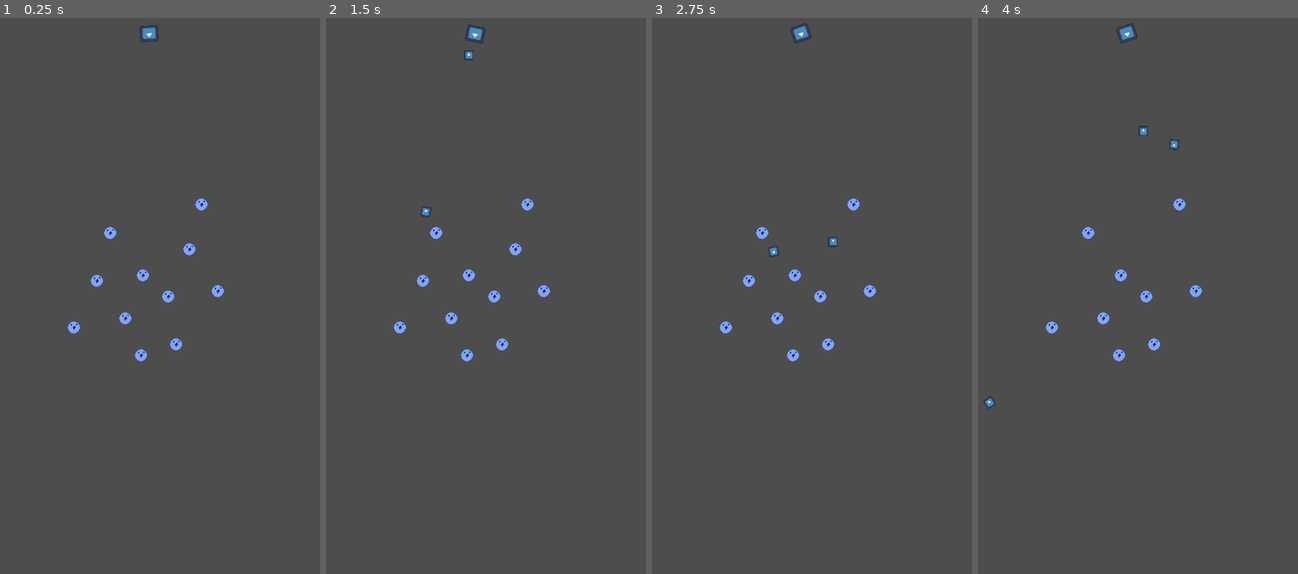
Above: before the commit, frames 1-4 (left to right).
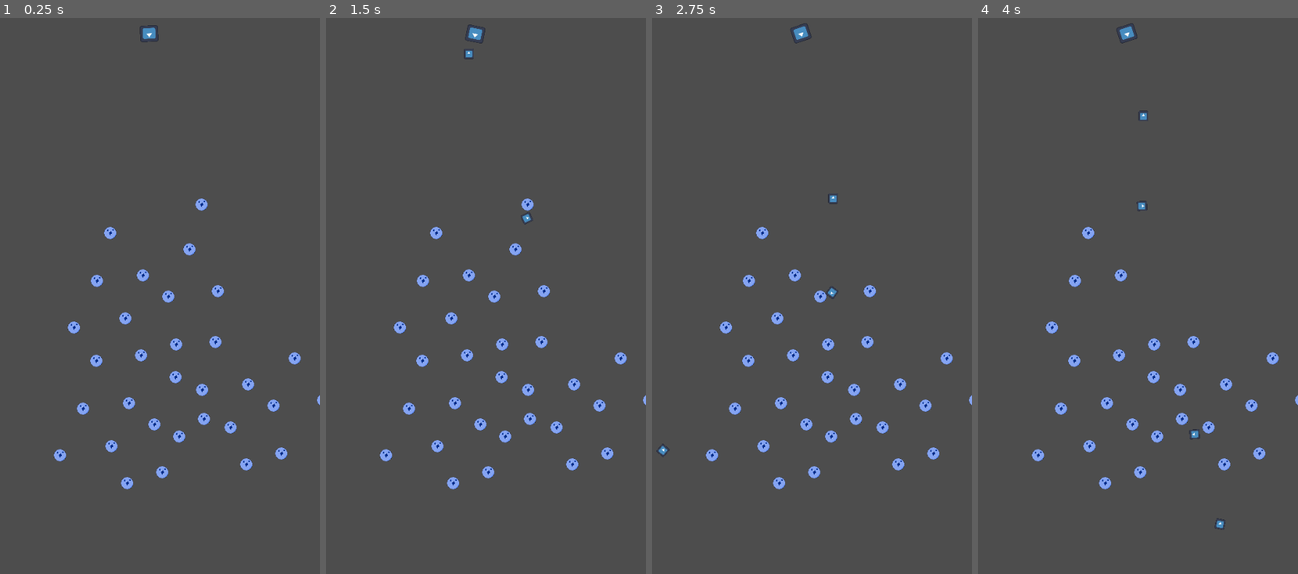
Above: after the commit, the same moments.

Repository: teachermanjeff/physics2025
Game: Godot game, scene res://playtest.tscn
Two runs of this game, one before a commit and one after it. Both use one fixed random seed, a clock stepped at 60 frames per second and the inputs below. The project has no main scene, so this scene is started directly. The engine's default icon, where the game draws it, is replaced by a stand-in: a white triangle on a blue panel in a dark square.
Inputs (mouse positions are in pixels of both pictures, inside the frame that each line leads up to):
- Up to frame 1 (0.25 s): no input
- Up to frame 2 (1.5 s): tap Enter at 0.5 s; move the mouse to (553, 251) at 0.52 s; click (553, 251) at 0.6 s; move the mouse to (418, 312) at 1.27 s; click (418, 312) at 1.35 s
- Up to frame 3 (2.75 s): move the mouse to (840, 157) at 2.02 s; click (840, 157) at 2.1 s
- Up to frame 4 (4 s): move the mouse to (1118, 401) at 2.77 s; click (1118, 401) at 2.85 s; move the mouse to (1234, 368) at 3.52 s; click (1234, 368) at 3.6 s

The runs differ from the first frame. In frame 1, 1.3% of the frame differs, in the area x 16-100%, y 57-85%; in frame 2, 1.4%; in frame 3, 1.6%; in frame 4, 1.9%, in the area x 1-100%, y 16-93%.

Commit message:
tweaked the bounce and gravity of the ball

Diff:
--- a/bouncegame/ball.tscn
+++ b/bouncegame/ball.tscn
@@ -4,12 +4,13 @@
 [ext_resource type="Texture2D" uid="uid://k2oyqqvuo3lg" path="res://icon.svg" id="1_x8fbi"]
 
 [sub_resource type="PhysicsMaterial" id="PhysicsMaterial_x8fbi"]
-bounce = 0.77
+bounce = 0.55
 
 [sub_resource type="CircleShape2D" id="CircleShape2D_41u45"]
 
 [node name="ball" type="RigidBody2D" groups=["balls"]]
 physics_material_override = SubResource("PhysicsMaterial_x8fbi")
+gravity_scale = 0.6
 script = ExtResource("1_41u45")
 
 [node name="CollisionShape2D" type="CollisionShape2D" parent="."]
--- a/bouncegame/playtest.tscn
+++ b/bouncegame/playtest.tscn
@@ -45,5 +45,71 @@
 [node name="normal_peg4" parent="normal_peg/normal_peg2" instance=ExtResource("1_qjlvb")]
 position = Vector2(60, -156)
 
+[node name="normal_peg4" parent="." instance=ExtResource("1_qjlvb")]
+position = Vector2(168, 579)
+
+[node name="normal_peg" parent="normal_peg4" instance=ExtResource("1_qjlvb")]
+position = Vector2(-114, 86)
+
+[node name="normal_peg" parent="normal_peg4/normal_peg" instance=ExtResource("1_qjlvb")]
+position = Vector2(238, -60)
+
+[node name="normal_peg2" parent="normal_peg4/normal_peg" instance=ExtResource("1_qjlvb")]
+position = Vector2(169, 28)
+
+[node name="normal_peg3" parent="normal_peg4/normal_peg" instance=ExtResource("1_qjlvb")]
+position = Vector2(85, -15)
+
+[node name="normal_peg4" parent="normal_peg4/normal_peg" instance=ExtResource("1_qjlvb")]
+position = Vector2(38, -77)
+
+[node name="normal_peg2" parent="normal_peg4" instance=ExtResource("1_qjlvb")]
+position = Vector2(-114, 86)
+
+[node name="normal_peg" parent="normal_peg4/normal_peg2" instance=ExtResource("1_qjlvb")]
+position = Vector2(191, -129)
+
+[node name="normal_peg2" parent="normal_peg4/normal_peg2" instance=ExtResource("1_qjlvb")]
+position = Vector2(156, -51)
+
+[node name="normal_peg3" parent="normal_peg4/normal_peg2" instance=ExtResource("1_qjlvb")]
+position = Vector2(111, 46)
+
+[node name="normal_peg4" parent="normal_peg4/normal_peg2" instance=ExtResource("1_qjlvb")]
+position = Vector2(60, -156)
+
+[node name="normal_peg2" parent="." instance=ExtResource("1_qjlvb")]
+position = Vector2(-29, 610)
+
+[node name="normal_peg" parent="normal_peg2" instance=ExtResource("1_qjlvb")]
+position = Vector2(-114, 86)
+
+[node name="normal_peg" parent="normal_peg2/normal_peg" instance=ExtResource("1_qjlvb")]
+position = Vector2(238, -60)
+
+[node name="normal_peg2" parent="normal_peg2/normal_peg" instance=ExtResource("1_qjlvb")]
+position = Vector2(169, 28)
+
+[node name="normal_peg3" parent="normal_peg2/normal_peg" instance=ExtResource("1_qjlvb")]
+position = Vector2(85, -15)
+
+[node name="normal_peg4" parent="normal_peg2/normal_peg" instance=ExtResource("1_qjlvb")]
+position = Vector2(38, -77)
+
+[node name="normal_peg2" parent="normal_peg2" instance=ExtResource("1_qjlvb")]
+position = Vector2(-114, 86)
+
+[node name="normal_peg" parent="normal_peg2/normal_peg2" instance=ExtResource("1_qjlvb")]
+position = Vector2(191, -129)
+
+[node name="normal_peg2" parent="normal_peg2/normal_peg2" instance=ExtResource("1_qjlvb")]
+position = Vector2(156, -51)
+
+[node name="normal_peg3" parent="normal_peg2/normal_peg2" instance=ExtResource("1_qjlvb")]
+position = Vector2(111, 46)
+
+[node name="normal_peg4" parent="normal_peg2/normal_peg2" instance=ExtResource("1_qjlvb")]
+position = Vector2(60, -156)
+
 [node name="normal_peg3" parent="." instance=ExtResource("1_qjlvb")]
 position = Vector2(91, 282)
